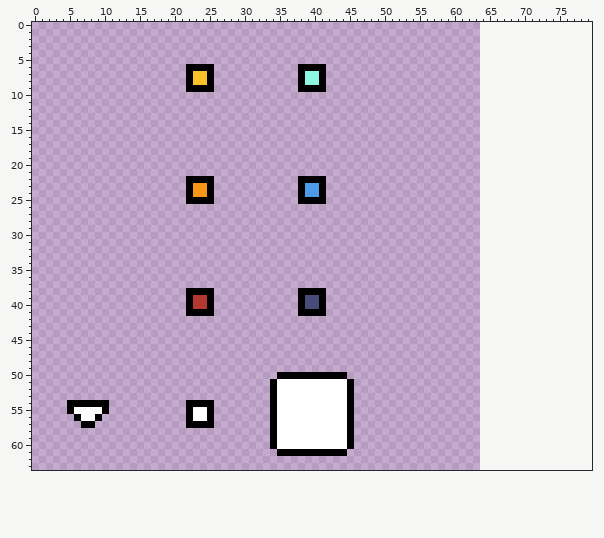
Pixel-art file, stored at Prototypes/prototype_CooknServe/Assets/Sprites/UI.aseprite. That is the earlier state.
64x64 pixels, 1 frame. The old version is drawn lined up with the new one, on the new canvas.
And afterwards:
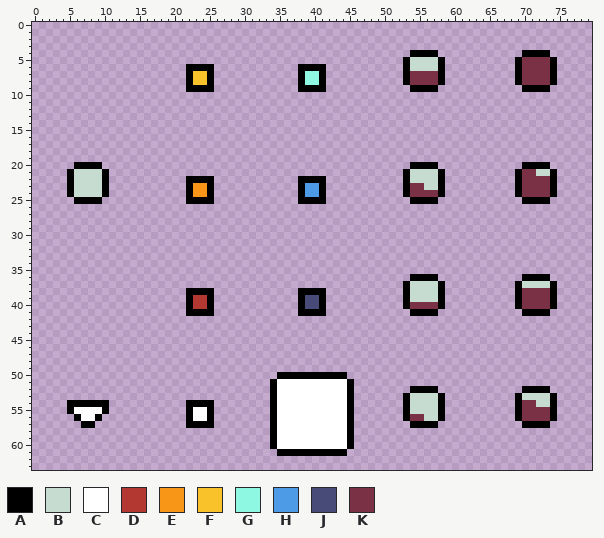
Palette (. is transparent): A #000000  B #c7dcd0  C #ffffff  D #b33831  E #f79617  F #f9c22b  G #8ff8e2  H #4d9be6  J #484a77  K #7a3045
The edit:
canvas 64x64 -> 80x64
y 4: x 54..57 .... -> AAAA; x 70..73 .... -> AAAA
y 5..6: x 53..58 ...... -> ABBBBA; x 69..74 ...... -> AKKKKA
y 7..8: x 53..58 ...... -> AKKKKA; x 69..74 ...... -> AKKKKA
y 9: x 54..57 .... -> AAAA; x 70..73 .... -> AAAA
y 20: x 6..9 .... -> AAAA; x 54..57 .... -> AAAA; x 70..73 .... -> AAAA
y 21: x 5..10 ...... -> ABBBBA; x 53..58 ...... -> ABBBBA; x 69..74 ...... -> AKKBBA
y 22: x 5..10 ...... -> ABBBBA; x 53..58 ...... -> ABBBBA; x 69..74 ...... -> AKKKKA
y 23: x 5..10 ...... -> ABBBBA; x 53..58 ...... -> AKKBBA; x 69..74 ...... -> AKKKKA
y 24: x 5..10 ...... -> ABBBBA; x 53..58 ...... -> AKKKKA; x 69..74 ...... -> AKKKKA
y 25: x 6..9 .... -> AAAA; x 54..57 .... -> AAAA; x 70..73 .... -> AAAA
y 36: x 54..57 .... -> AAAA; x 70..73 .... -> AAAA
y 37: x 53..58 ...... -> ABBBBA; x 69..74 ...... -> ABBBBA
y 38..39: x 53..58 ...... -> ABBBBA; x 69..74 ...... -> AKKKKA
y 40: x 53..58 ...... -> AKKKKA; x 69..74 ...... -> AKKKKA
y 41: x 54..57 .... -> AAAA; x 70..73 .... -> AAAA
y 52: x 54..57 .... -> AAAA; x 70..73 .... -> AAAA
y 53: x 53..58 ...... -> ABBBBA; x 69..74 ...... -> ABBBBA
y 54: x 53..58 ...... -> ABBBBA; x 69..74 ...... -> AKKBBA
y 55: x 53..58 ...... -> ABBBBA; x 69..74 ...... -> AKKKKA
y 56: x 53..58 ...... -> AKKBBA; x 69..74 ...... -> AKKKKA
y 57: x 54..57 .... -> AAAA; x 70..73 .... -> AAAA
